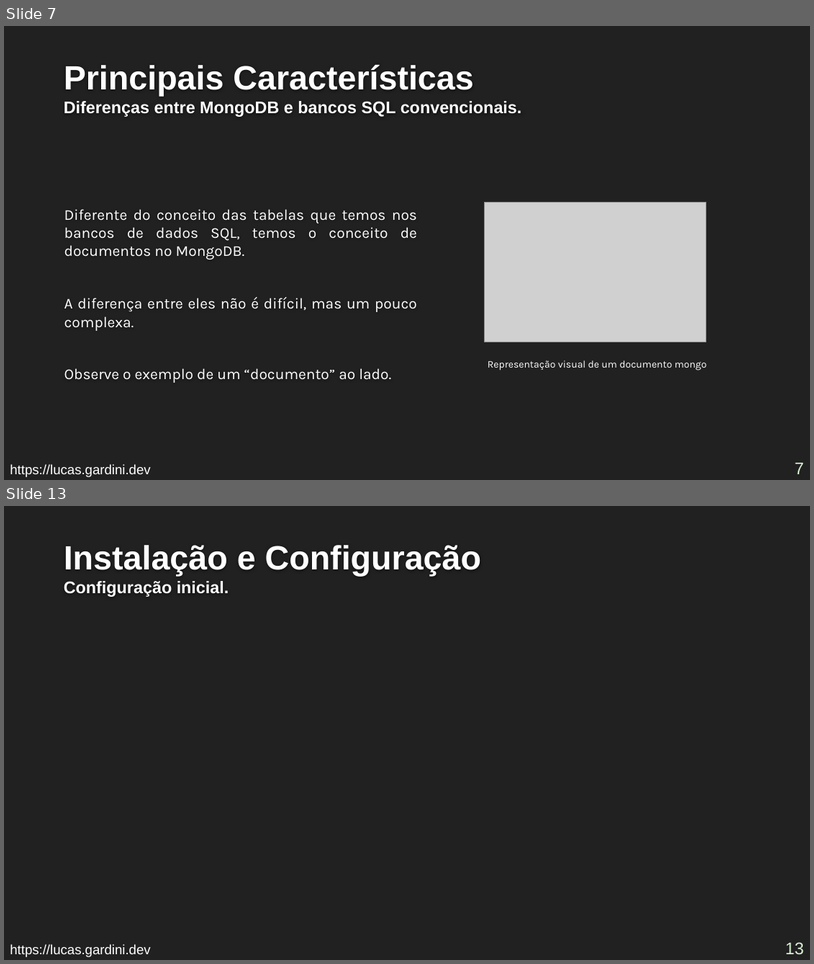
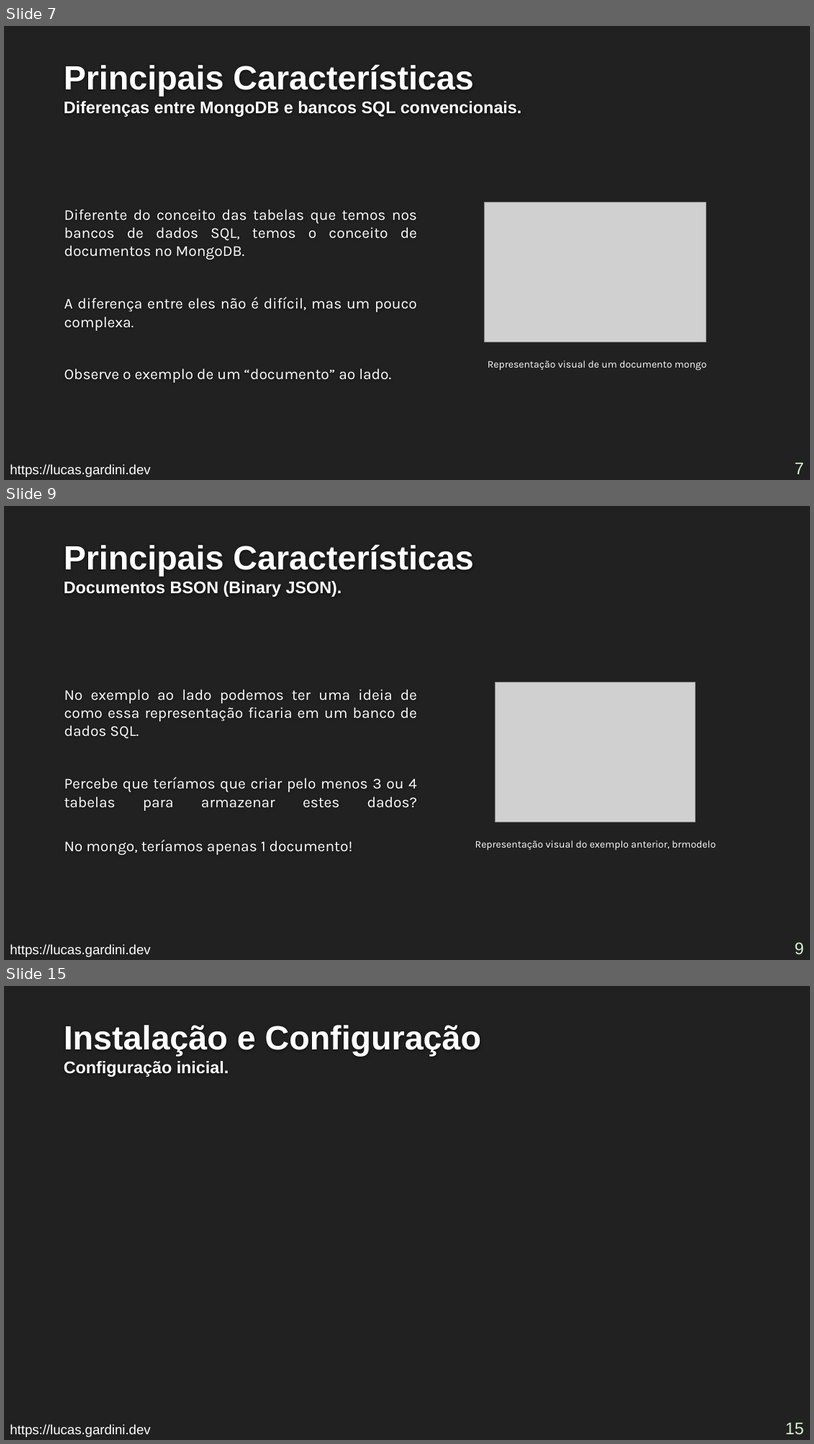
Before and after one commit to Lucas-Gardini/IFSP-ADS-BD2, a slide deck: mongodb/minicurso-mongodb.pptx. Shown one above the other, each under a label of ours: slides 7 and 13 before the commit, slides 7, 9 and 15 after it; the slides between them are not shown. The pictures are 814x964 and 814x1444 pixels, drawn with LibreOffice and Linux fonts; fonts in the diff are those of the drawing; grey boxes stand for pictures; background and template pictures are left out. Boxes give left, top, right and bottom in pixels: in the first picture for what was removed or moved away, otherwise in the second. Text is boxed around its words. In the diff, an @@ line names an element or a change of style, - is before the commit and + after.

```diff
--- a/mongodb/minicurso-mongodb.pptx
+++ b/mongodb/minicurso-mongodb.pptx
@@ slide 9 added at box(4, 506, 810, 960), background #212121 @@
@@ title added at box(64, 544, 473, 597), 20 pt, text #FEFEFE, bold @@
+Principais Características
+Documentos BSON (Binary JSON).
@@ text added at box(64, 689, 417, 854), 18 pt, text #FFFFFF @@
+No exemplo ao lado podemos ter uma ideia de como essa representação ficaria em um banco de dados SQL.
+Percebe que teríamos que criar pelo menos 3 ou 4 tabelas para armazenar estes dados?
+No mongo, teríamos apenas 1 documento!
@@ picture added at box(496, 682, 696, 822) @@
@@ text added at box(476, 840, 716, 850), 12 pt, text #FFFFFF @@
+Representação visual do exemplo anterior, brmodelo
@@ text added at box(10, 944, 150, 957), 16 pt, text #FFFFFF @@
+https://lucas.gardini.dev
@@ page number added at box(795, 942, 805, 954), 20 pt, text #D6F0D1 @@
+9
@@ what was slide 13 is now slide 15 @@
@@ page number at box(786, 1422, 805, 1434): text changed @@
-13
+15
```
Also in this commit, not shown: 6 slides changed, 1 other slide added, 1 other file.
